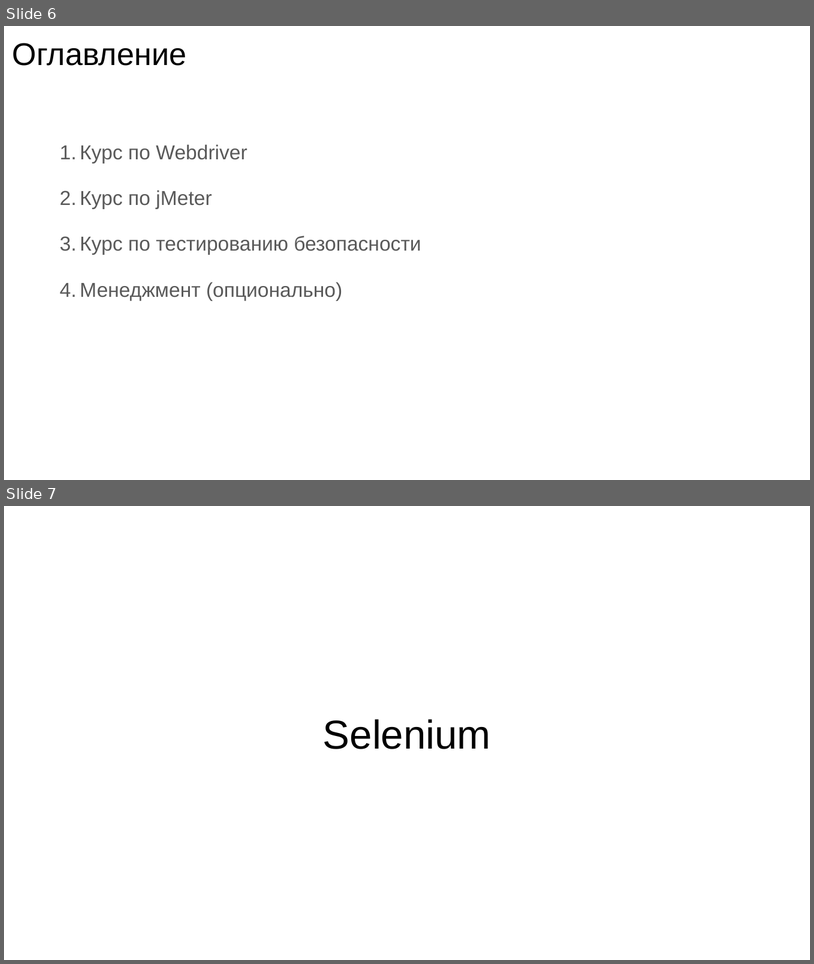
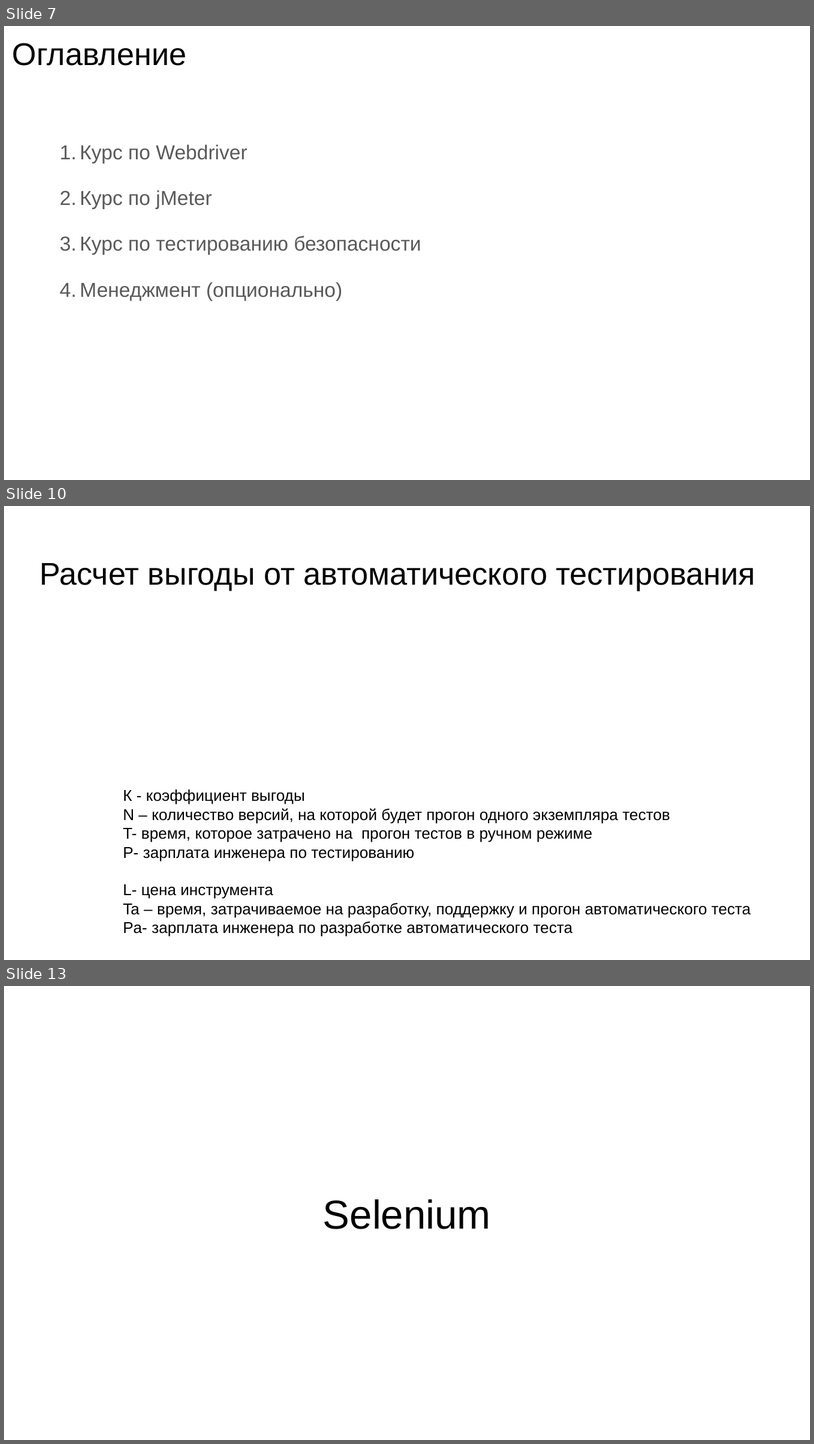
Before and after one commit to QAAlliance/TA_School, a slide deck: Лекции/Лекция №1/Лекция №1.pptx. Shown one above the other, each under a label of ours: slides 6 and 7 before the commit, slides 7, 10 and 13 after it; the slides between them are not shown. The pictures are 814x964 and 814x1444 pixels, drawn with LibreOffice and Linux fonts; fonts in the diff are those of the drawing; grey boxes stand for pictures. Boxes give left, top, right and bottom in pixels: in the first picture for what was removed or moved away, otherwise in the second. Text is boxed around its words. In the diff, an @@ line names an element or a change of style, - is before the commit and + after.

```diff
--- a/Лекции/Лекция №1/Лекция №1.pptx
+++ b/Лекции/Лекция №1/Лекция №1.pptx
@@ slide 10 added at bbox=[4, 506, 810, 960], background #FFFFFF @@
@@ title added at bbox=[39, 563, 756, 591], 28 pt, text #000000 @@
+Расчет выгоды от автоматического тестирования
@@ text added at bbox=[123, 789, 752, 936], 14 pt, text #000000 @@
+К - коэффициент выгоды
+N – количество версий, на которой будет прогон одного экземпляра тестов
+T- время, которое затрачено на прогон тестов в ручном режиме
+P- зарплата инженера по тестированию
+L- цена инструмента
+Ta – время, затрачиваемое на разработку, поддержку и прогон автоматического теста
+Pa- зарплата инженера по разработке автоматического теста
@@ what was slide 6 is now slide 7 @@
@@ what was slide 7 is now slide 13 @@
```
Also in this commit, not shown: 1 slide changed, 6 other slides added, 1 slide removed, 1 other file.
